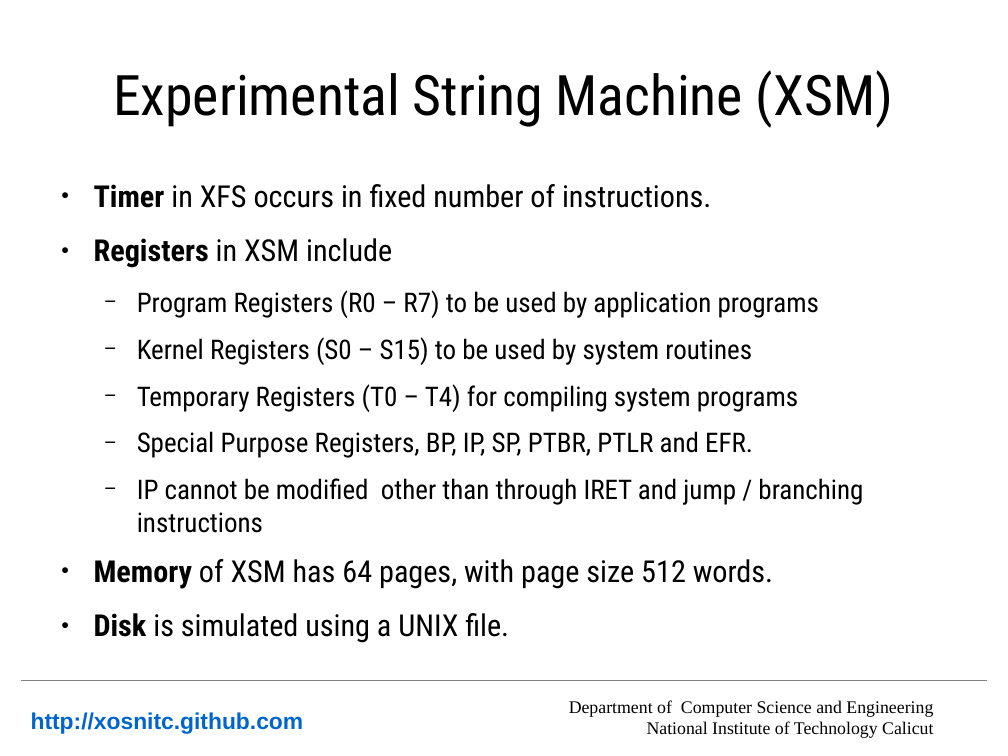
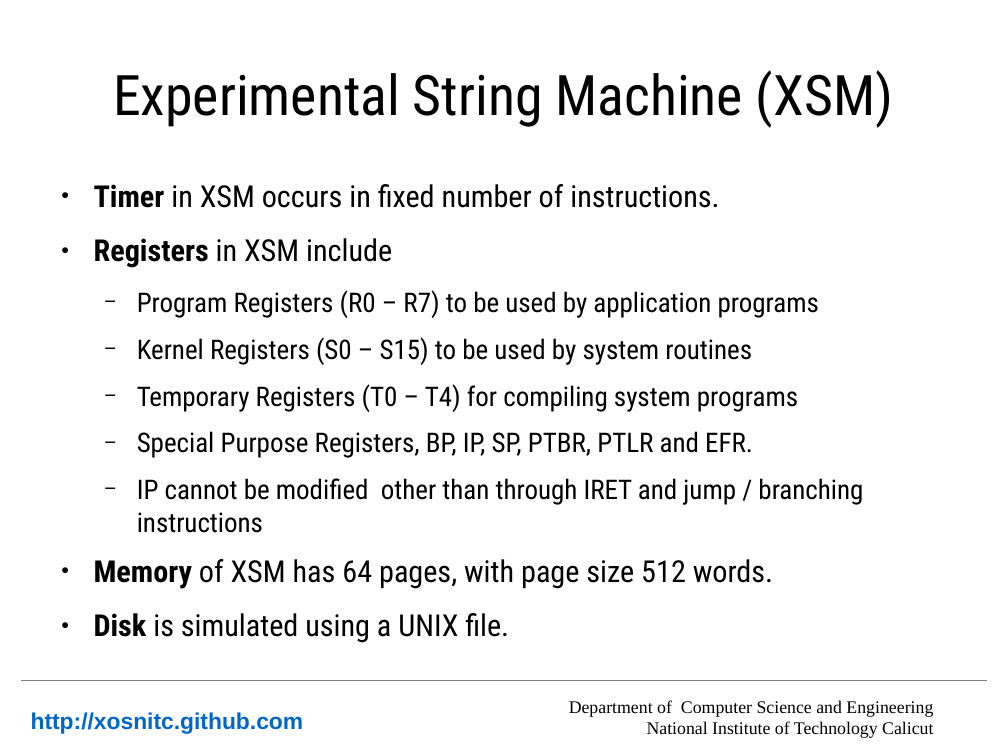
Before and after one commit to xosnitc/xosdoc, a slide deck: slide 8 of slide/slide.odp. Drawn at 1008x756 pixels with LibreOffice and Linux fonts; fonts in the diff are those of the drawing; background and template pictures are left out. Boxes give left, top, right and bottom in pixels: in the first picture for what was removed or moved away, otherwise in the second. Text is boxed around its words. In the diff, an @@ line names an element or a change of style, - is before the commit and + after.

```diff
--- a/slide/slide.odp
+++ b/slide/slide.odp
@@ text at <box>94,184,719,208</box>: text changed @@
-● Timer in XFS occurs in fixed number of instructions.
+● Timer in XSM occurs in fixed number of instructions.
```
Also in this commit, not shown: 2 other slides changed, 1 other file.
